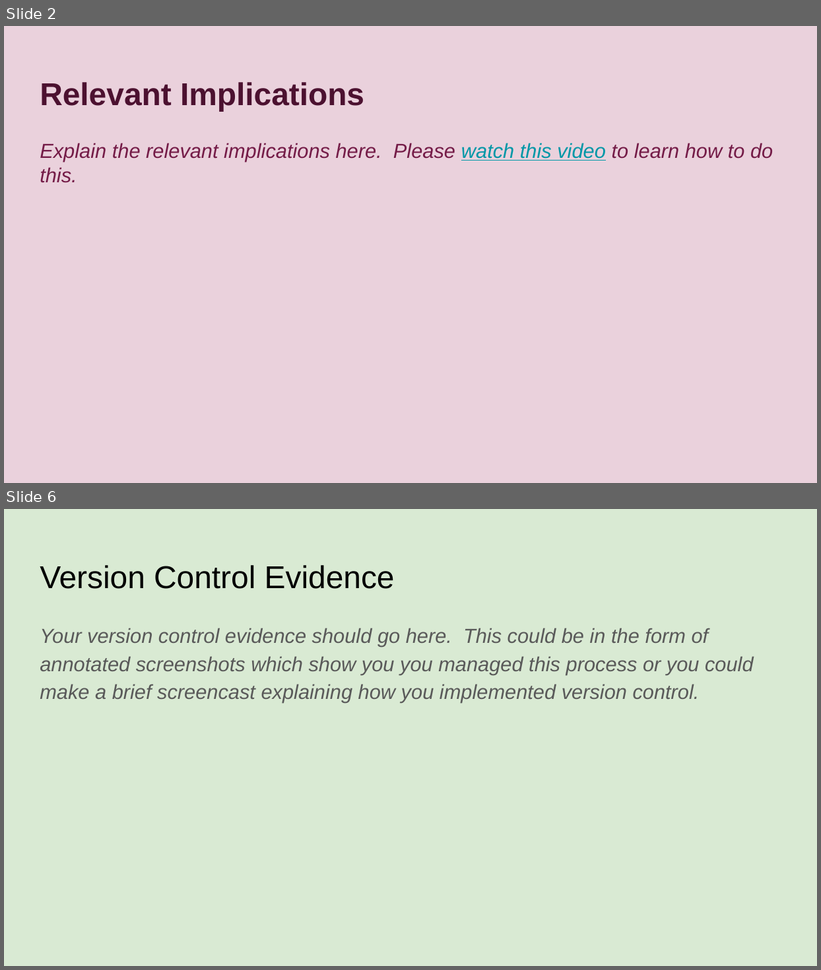
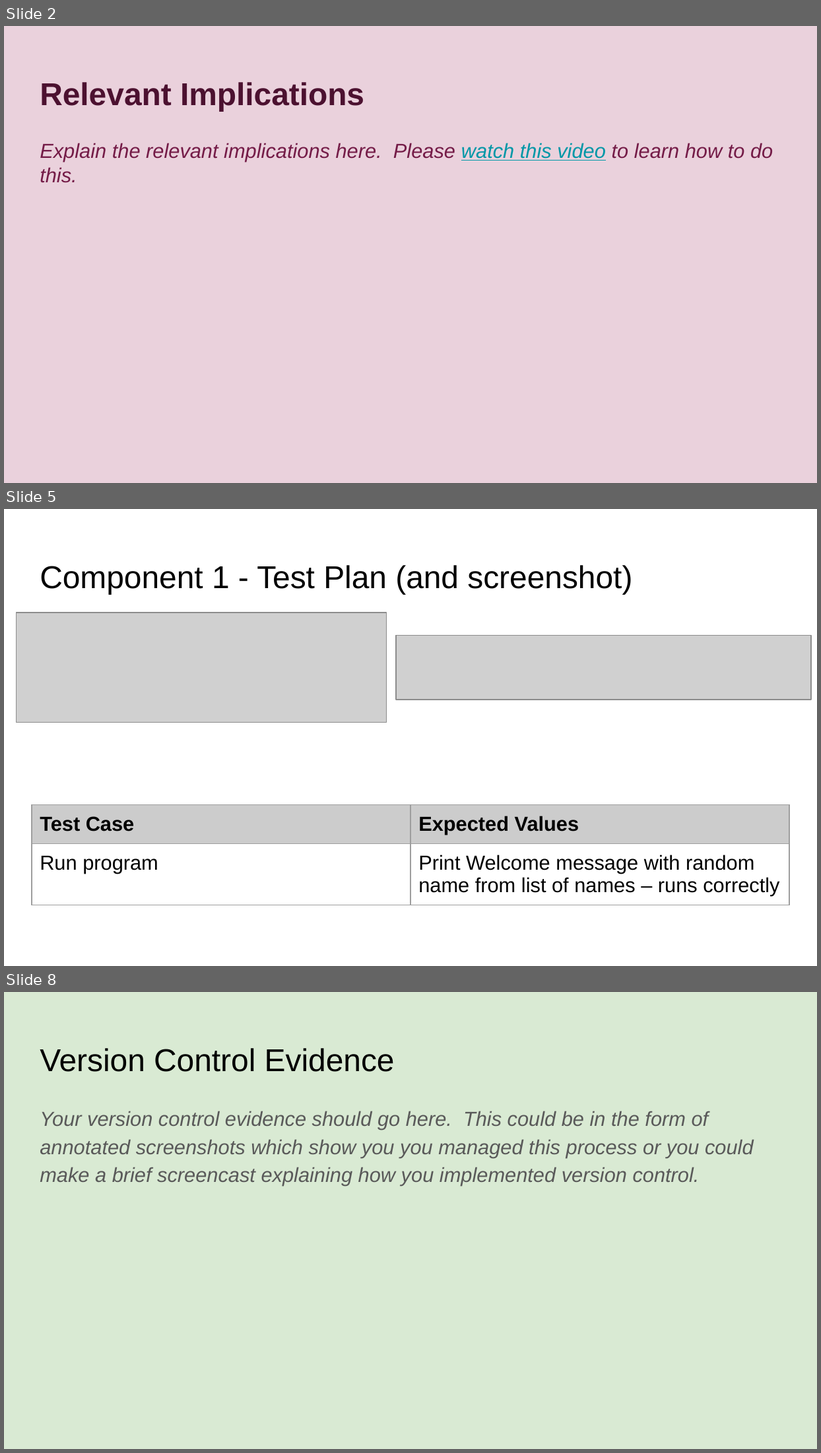
Before and after one commit to danettp/pizza_bot, a slide deck: 022_91893+_+91897+Documentation.pptx. Shown one above the other, each under a label of ours: slides 2 and 6 before the commit, slides 2, 5 and 8 after it; the slides between them are not shown. The pictures are 821x970 and 821x1453 pixels, drawn with LibreOffice and Linux fonts; fonts in the diff are those of the drawing; grey boxes stand for pictures. Boxes give left, top, right and bottom in pixels: in the first picture for what was removed or moved away, otherwise in the second. Text is boxed around its words. In the diff, an @@ line names an element or a change of style, - is before the commit and + after.

Commit message:
Created component file
Create welcome message with random name generator

```diff
--- a/022_91893+_+91897+Documentation.pptx
+++ b/022_91893+_+91897+Documentation.pptx
@@ slide 5 added at <box>4,509,817,966</box>, background #FFFFFF @@
@@ title added at <box>40,565,632,594</box>, 28 pt, text #000000 @@
+Component 1 - Test Plan (and screenshot)
@@ picture added at <box>16,612,386,722</box> @@
@@ picture added at <box>396,636,811,700</box> @@
@@ table added at <box>32,805,789,911</box>, 2 rows, 2 columns @@
+Test Case | Expected Values
+Run program | Print Welcome message with random name from list of names – runs correctly
@@ what was slide 6 is now slide 8 @@
```
Also in this commit, not shown: 3 slides changed, 2 other slides added, 1 slide removed, 2 other files.
